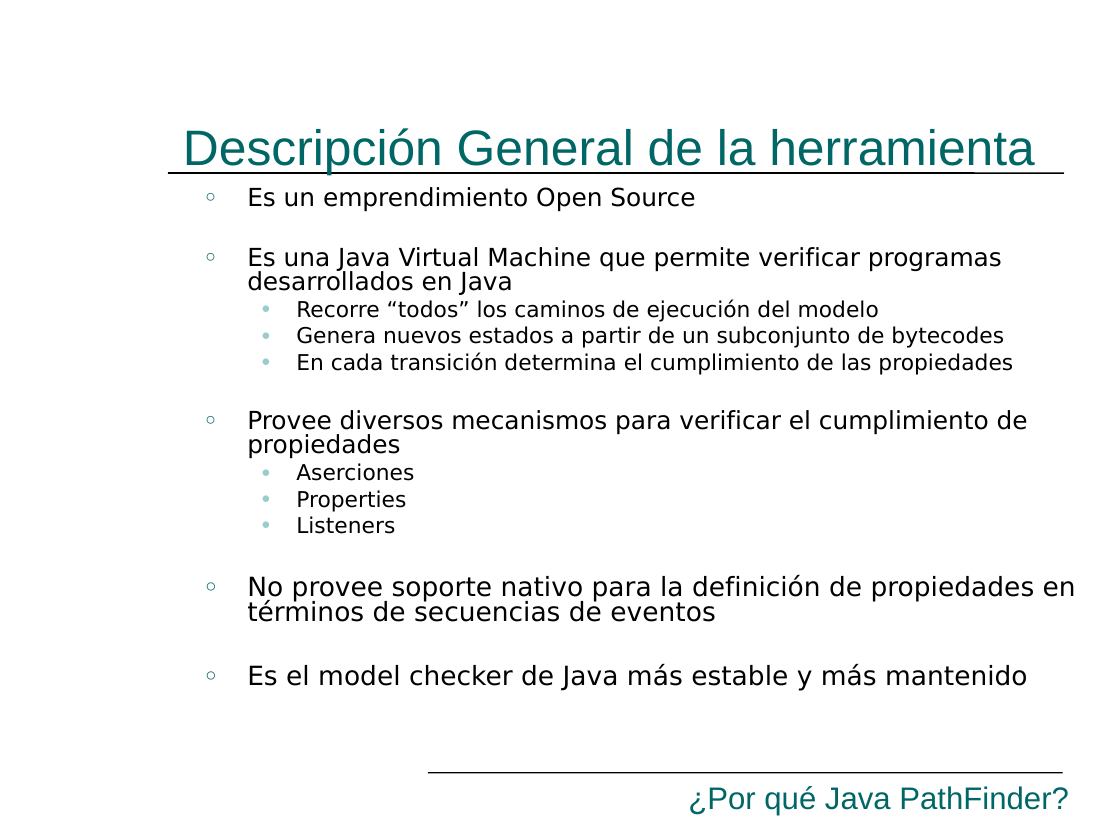
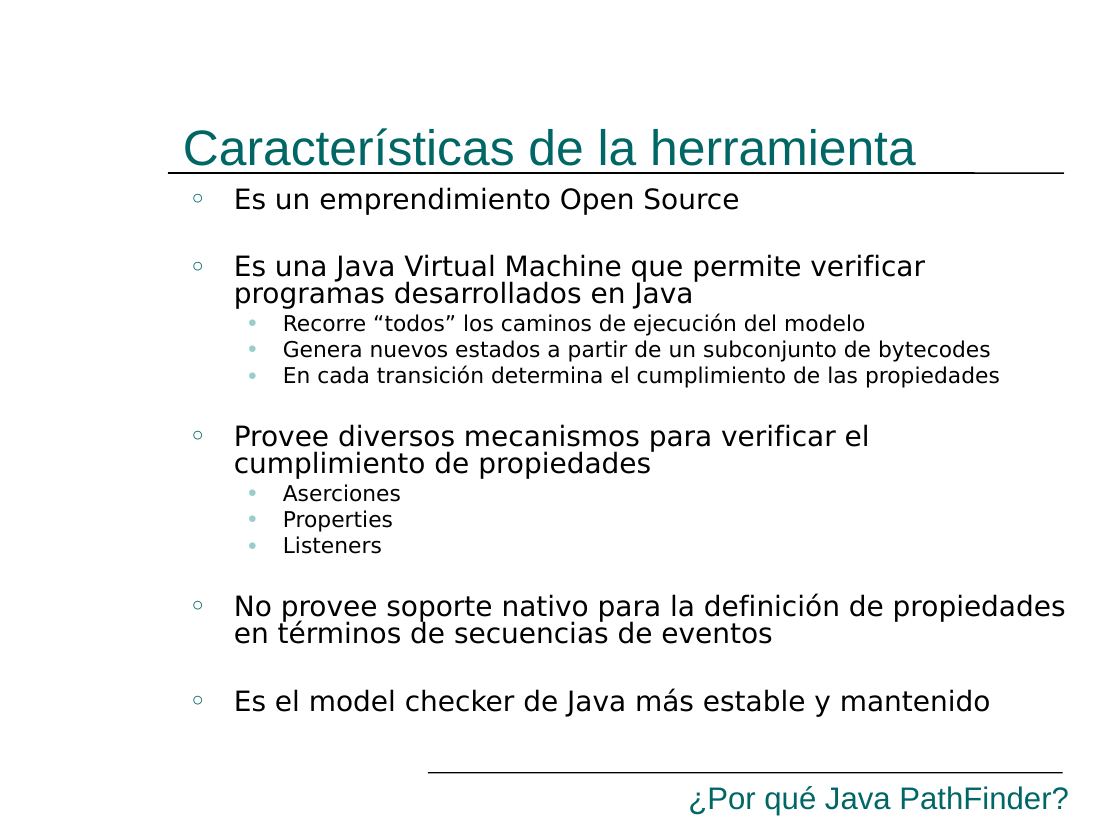
Before and after one commit to hugomelendez/tesis-jpf-2006, a slide deck: slide 15 of tesis-doc/Presentación.ppt. Drawn at 1120x840 pixels with LibreOffice and Linux fonts; fonts in the diff are those of the drawing. Boxes give left, top, right and bottom in pixels: in the first picture for what was removed or moved away, otherwise in the second. Text is boxed around its words. In the diff, an @@ line names an element or a change of style, - is before the commit and + after.

```diff
--- a/tesis-doc/Presentación.ppt
+++ b/tesis-doc/Presentación.ppt
@@ title at [183,128,916,174]: text changed @@
-Descripción General de la herramienta
+Características de la herramienta
@@ text "Es un emprendimiento Open Source": place and size @@
-text "Es un emprendimiento Open Source" at [247,187,1076,691]
+text "Es un emprendimiento Open Source" at [234,187,1066,717]
@@ text at [234,187,1066,644]: size 16 to 18 pt in "Es un emprendimiento Open Source", "Es una Java Virtual Machine que permite ...", "Provee diversos mecanismos para verificar el cumplimiento ..."; size 17 to 18 pt in "No provee soporte nativo para la definición ..." @@
@@ text at [234,688,991,717]: text changed; size 17 to 18 pt @@
-○ Es el model checker de Java más estable y más mantenido
+○ Es el model checker de Java más estable y mantenido
```
Also in this commit, not shown: 8 other slides changed, 2 slides added, 2 slides removed.
